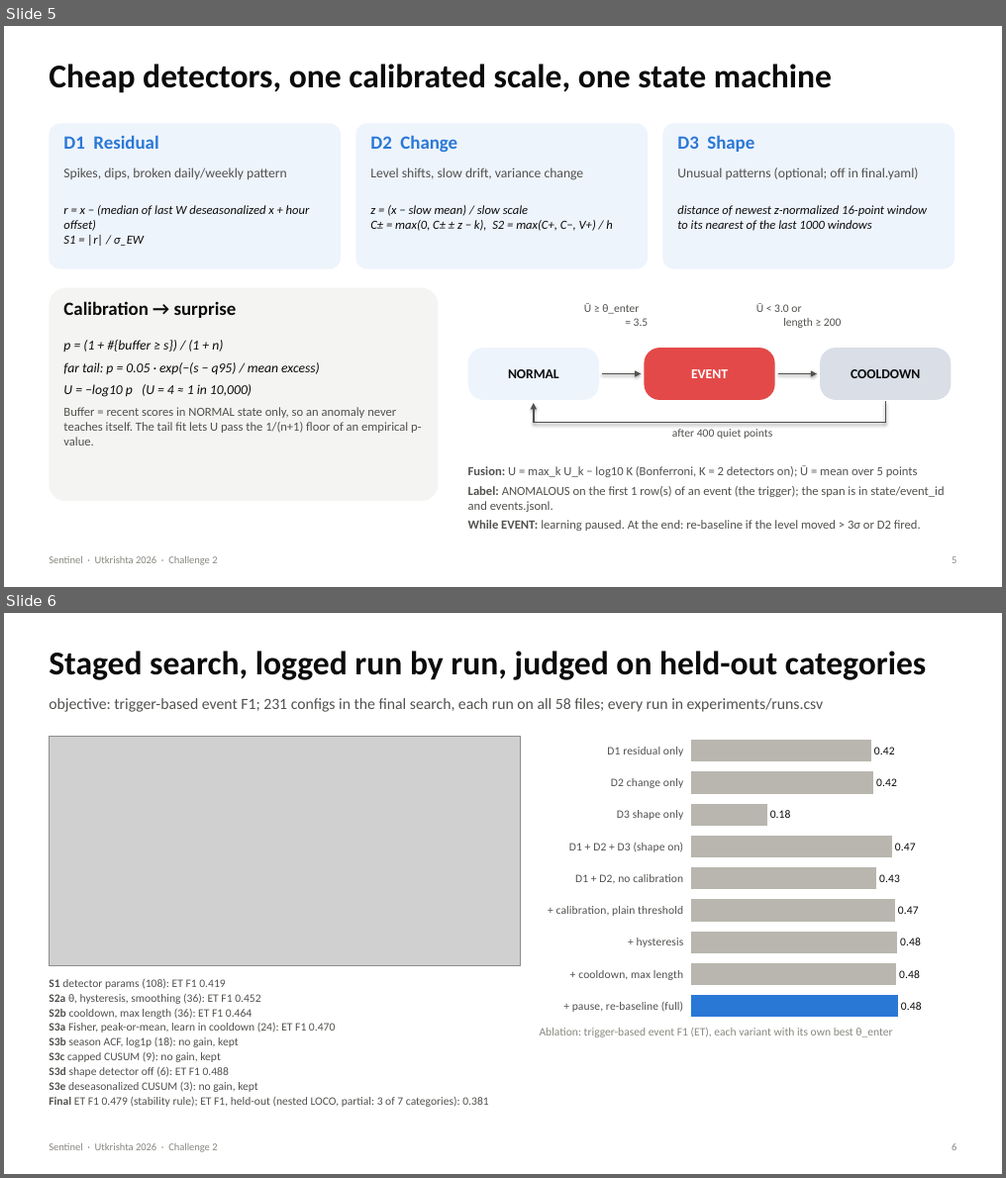
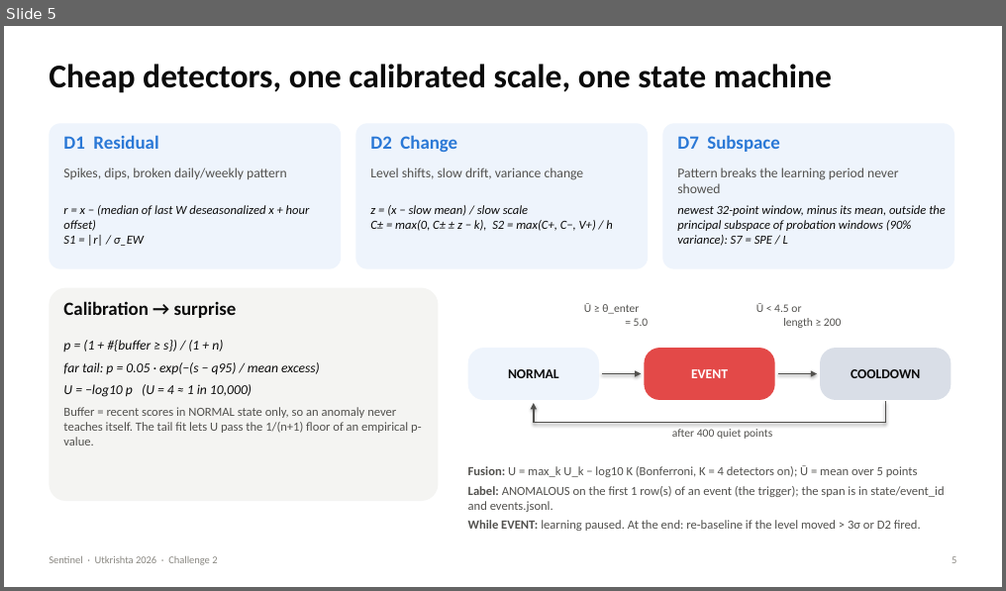
Before and after one commit to KumarranMahesh/sentinel, a slide deck: slides/Sentinel_Challenge2.pptx. Shown one above the other, each under a label of ours: slides 5 and 6 before the commit, slide 5 after it. The pictures are 1006x1178 and 1006x591 pixels, drawn with LibreOffice and Linux fonts; fonts in the diff are those of the drawing; grey boxes stand for pictures. Boxes give left, top, right and bottom in pixels: in the first picture for what was removed or moved away, otherwise in the second. Text is boxed around its words. In the diff, an @@ line names an element or a change of style, - is before the commit and + after.

```diff
--- a/slides/Sentinel_Challenge2.pptx
+++ b/slides/Sentinel_Challenge2.pptx
@@ slide 6 removed at (x1=4, y1=613, x2=1002, y2=1174), background #FFFFFF @@
@@ text removed at (x1=49, y1=651, x2=926, y2=680) @@
-Staged search, logged run by run, judged on held-out categories
@@ text removed at (x1=49, y1=698, x2=823, y2=712) @@
-objective: trigger-based event F1; 231 configs in the final search, each run on all 58 files; every run in experiments/runs.csv
@@ bar chart removed at (x1=540, y1=729, x2=958, y2=1029) @@
-categories: D1 residual only, D2 change only, D3 shape only, D1 + D2 + D3 (shape on), D1 + D2, no calibration, + calibration, plain threshold, + hysteresis, + cooldown, max length, + pause, re-baseline (full)
-Series 1: 0.42, 0.42, 0.18, 0.47, 0.43, 0.47, 0.48, 0.47, 0.48
@@ picture removed at (x1=49, y1=737, x2=521, y2=966) @@
@@ text removed at (x1=49, y1=979, x2=488, y2=1107) @@
-S1 detector params (108): ET F1 0.419
-S2a θ, hysteresis, smoothing (36): ET F1 0.452
-S2b cooldown, max length (36): ET F1 0.464
-S3a Fisher, peak-or-mean, learn in cooldown (24): ET F1 0.470
-S3b season ACF, log1p (18): no gain, kept
-S3c capped CUSUM (9): no gain, kept
-S3d shape detector off (6): ET F1 0.488
-S3e deseasonalized CUSUM (3): no gain, kept
-Final ET F1 0.479 (stability rule); ET F1, held-out (nested LOCO, partial: 3 of 7 categories): 0.381
@@ text removed at (x1=540, y1=1028, x2=892, y2=1038) @@
-Ablation: trigger-based event F1 (ET), each variant with its own best θ_enter
@@ text removed at (x1=49, y1=1144, x2=217, y2=1153) @@
-Sentinel · Utkrishta 2026 · Challenge 2
@@ text removed at (x1=951, y1=1144, x2=956, y2=1151) @@
-6
@@ slide 5 changed as well @@
@@ text at (x1=677, y1=135, x2=779, y2=152): text changed @@
-D3 Shape
+D7 Subspace
@@ text at (x1=677, y1=168, x2=898, y2=193): text changed @@
-Unusual patterns (optional; off in final.yaml)
+Pattern breaks the learning period never showed
@@ text at (x1=677, y1=205, x2=945, y2=246): text changed @@
-distance of newest z-normalized 16-point window
-to its nearest of the last 1000 windows
+newest 32-point window, minus its mean, outside the
+principal subspace of probation windows (90% variance): S7 = SPE / L
@@ text at (x1=584, y1=303, x2=648, y2=326): text changed @@
-Ū ≥ θ_enter
-= 3.5
+Ū ≥ θ_enter
+= 5.0
@@ text at (x1=756, y1=303, x2=842, y2=328): text changed @@
-Ū < 3.0 or
-length ≥ 200
+Ū < 4.5 or
+length ≥ 200
@@ text at (x1=468, y1=466, x2=918, y2=477): text changed @@
-Fusion: U = max_k U_k − log10 K (Bonferroni, K = 2 detectors on); Ū = mean over 5 points
+Fusion: U = max_k U_k − log10 K (Bonferroni, K = 4 detectors on); Ū = mean over 5 points
```
Also in this commit, not shown: 5 other slides changed, 1 slide added, 26 other files.
